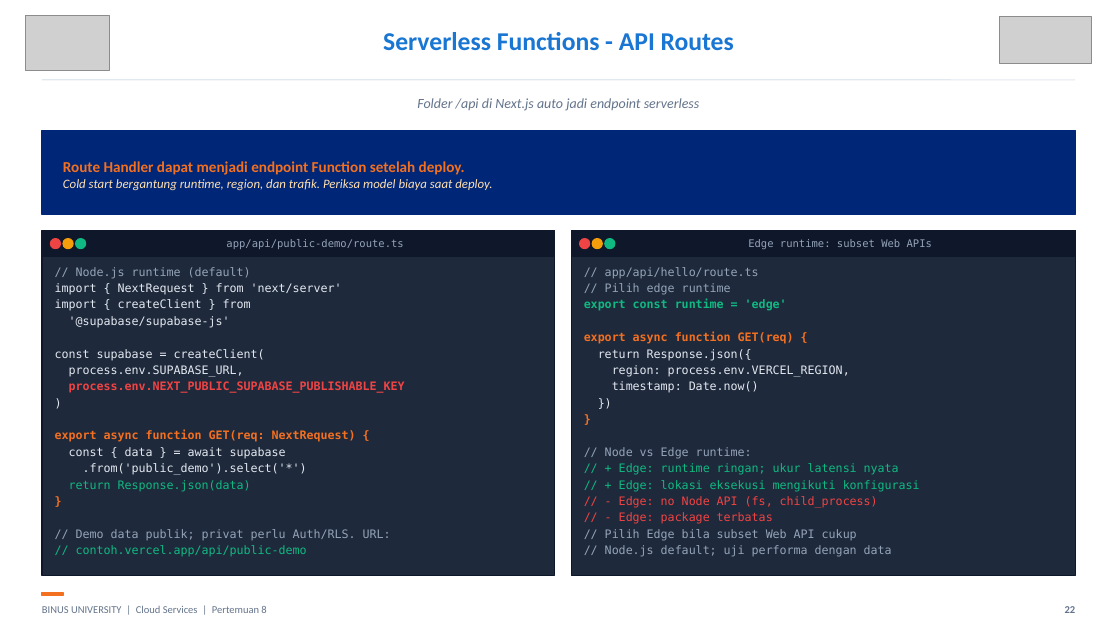
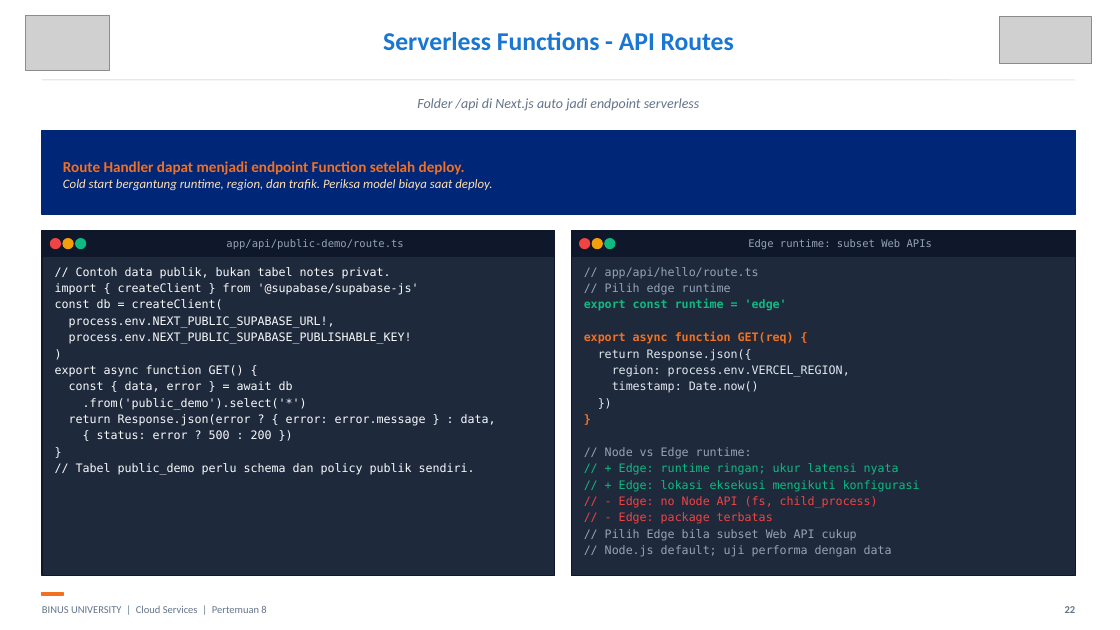
Before and after one commit to SeedFlora/meet8CloudService, a slide deck: slide 22 of slides/Teori_Pertemuan_08.pptx. Drawn at 1120x630 pixels with LibreOffice and Linux fonts; fonts in the diff are those of the drawing; grey boxes stand for pictures. Boxes give left, top, right and bottom in pixels: in the first picture for what was removed or moved away, otherwise in the second. Text is boxed around its words. In the diff, an @@ line names an element or a change of style, - is before the commit and + after.

```diff
--- a/slides/Teori_Pertemuan_08.pptx
+++ b/slides/Teori_Pertemuan_08.pptx
@@ text at bbox=[55, 267, 419, 344]: text changed; text colour #E2E8F0 to #F8FAFC @@
-// Node.js runtime (default)
-import { NextRequest } from 'next/server'
-import { createClient } from
-'@supabase/supabase-js'
-const supabase = createClient(
-process.env.SUPABASE_URL,
-process.env.NEXT_PUBLIC_SUPABASE_PUBLISHABLE_KEY
+// Contoh data publik, bukan tabel notes privat.
+import { createClient } from '@supabase/supabase-js'
+const db = createClient(
+process.env.NEXT_PUBLIC_SUPABASE_URL!,
+process.env.NEXT_PUBLIC_SUPABASE_PUBLISHABLE_KEY!
@@ text at bbox=[55, 365, 293, 392]: text changed; text colour #F37021 to #F8FAFC; bold off @@
-export async function GET(req: NextRequest) {
-const { data } = await supabase
+export async function GET() {
+const { data, error } = await db
@@ text at bbox=[69, 414, 496, 439]: text changed; text colour #10B981 to #F8FAFC @@
-return Response.json(data)
+return Response.json(error ? { error: error.message } : data,
+{ status: error ? 500 : 200 })
@@ text at bbox=[83, 398, 307, 410]: text colour #E2E8F0 to #F8FAFC in ")", ".from('public_demo').select('*')"; text colour #F37021 to #F8FAFC, bold off in "}" @@
@@ text at bbox=[76, 463, 475, 475]: text changed; text colour #94A3B8 to #F8FAFC @@
-// Demo data publik; privat perlu Auth/RLS. URL:
-// contoh.vercel.app/api/public-demo
+// Tabel public_demo perlu schema dan policy publik sendiri.
```
Also in this commit, not shown: 6 other slides changed, 5 other files.
